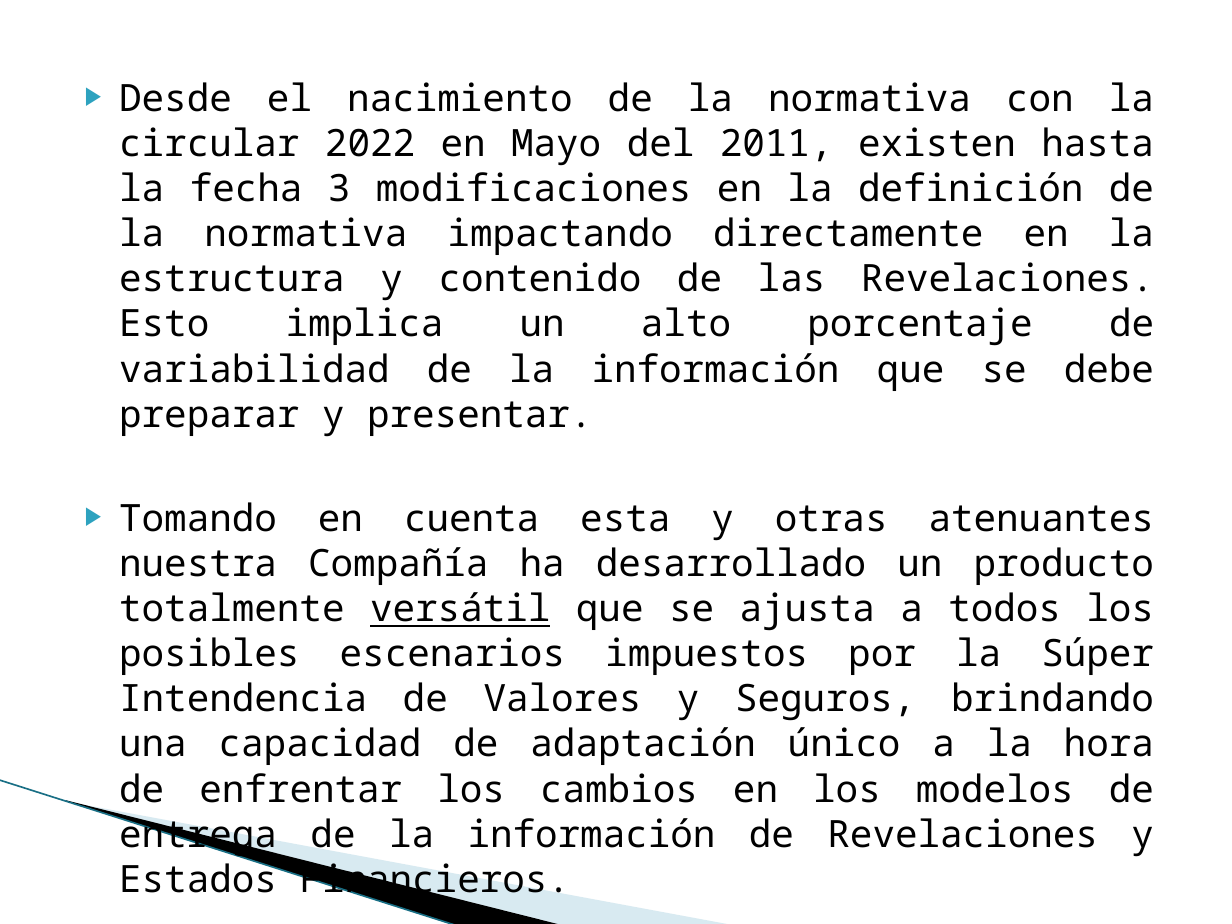
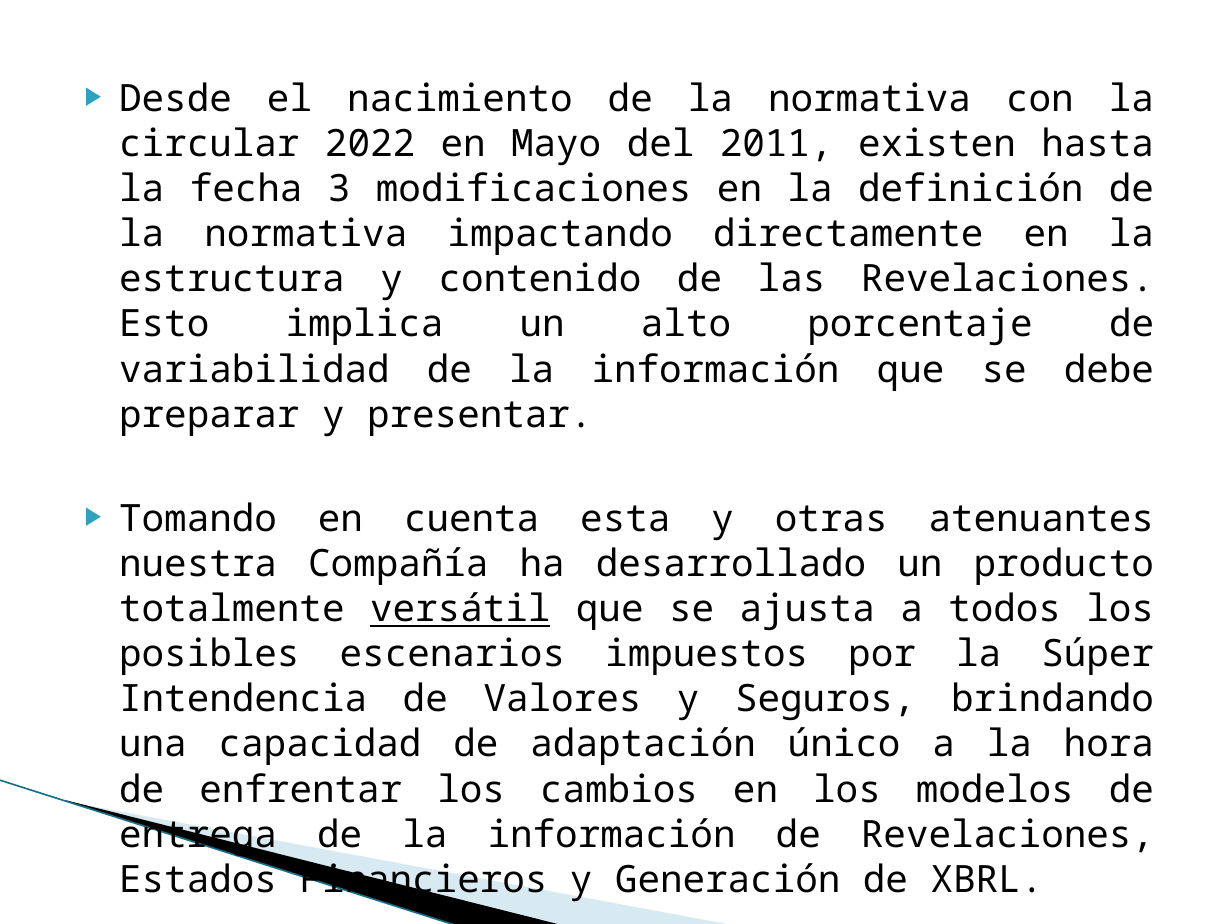
Before and after one commit to vicky1404/rev-ii, a slide deck: slide 7 of docs/comercial/brochure.pptx (slide 3 before the commit). Drawn at 1232x924 pixels with LibreOffice and Linux fonts; fonts in the diff are those of the drawing; background and template pictures are left out. Boxes give left, top, right and bottom in pixels: in the first picture for what was removed or moved away, otherwise in the second. Text is boxed around its words. In the diff, an @@ line names an element or a change of style, - is before the commit and + after.

```diff
--- a/docs/comercial/brochure.pptx
+++ b/docs/comercial/brochure.pptx
@@ text at (119,502,1154,902): text changed @@
-▶ Tomando en cuenta esta y otras atenuantes nuestra Compañía ha desarrollado un producto totalmente versátil que se ajusta a todos los posibles escenarios impuestos por la Súper Intendencia de Valores y Seguros, brindando una capacidad de adaptación único a la hora de enfrentar los cambios en los modelos de entrega de la información de Revelaciones y Estados Financieros.
+▶ Tomando en cuenta esta y otras atenuantes nuestra Compañía ha desarrollado un producto totalmente versátil que se ajusta a todos los posibles escenarios impuestos por la Súper Intendencia de Valores y Seguros, brindando una capacidad de adaptación único a la hora de enfrentar los cambios en los modelos de entrega de la información de Revelaciones, Estados Financieros y Generación de XBRL.
```
Also in this commit, not shown: 3 other slides changed, 8 slides added.
